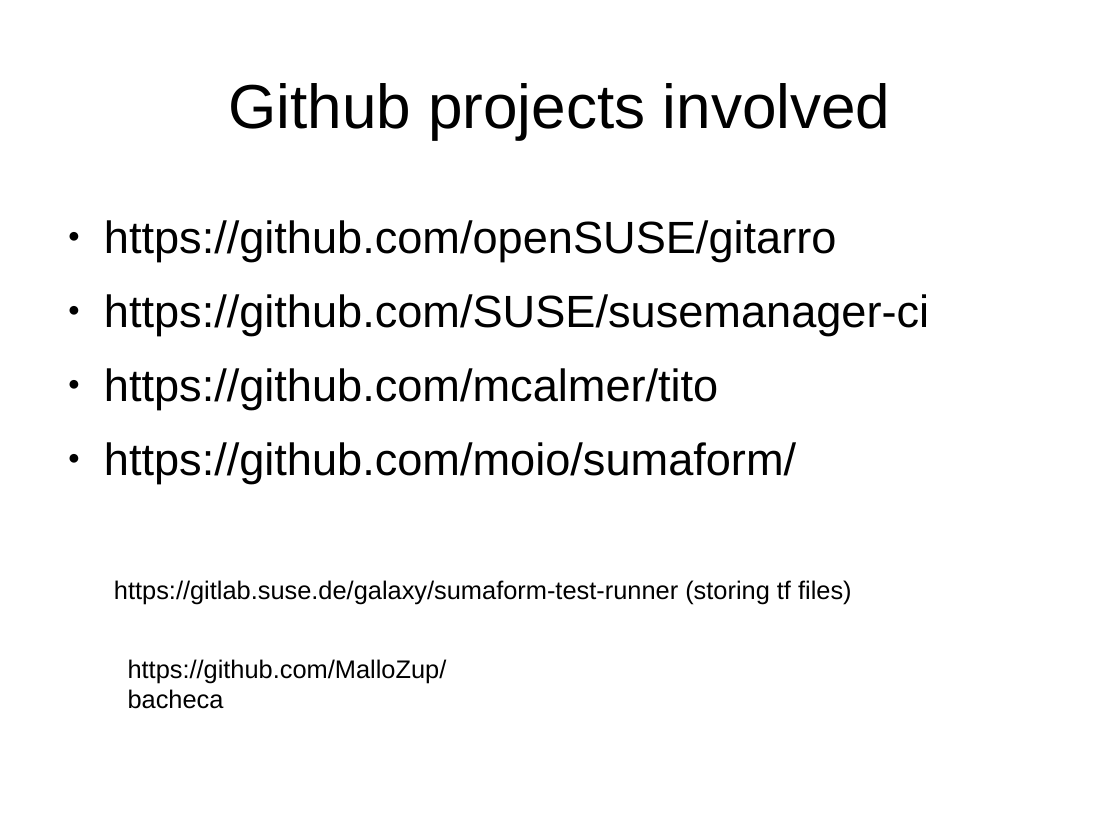
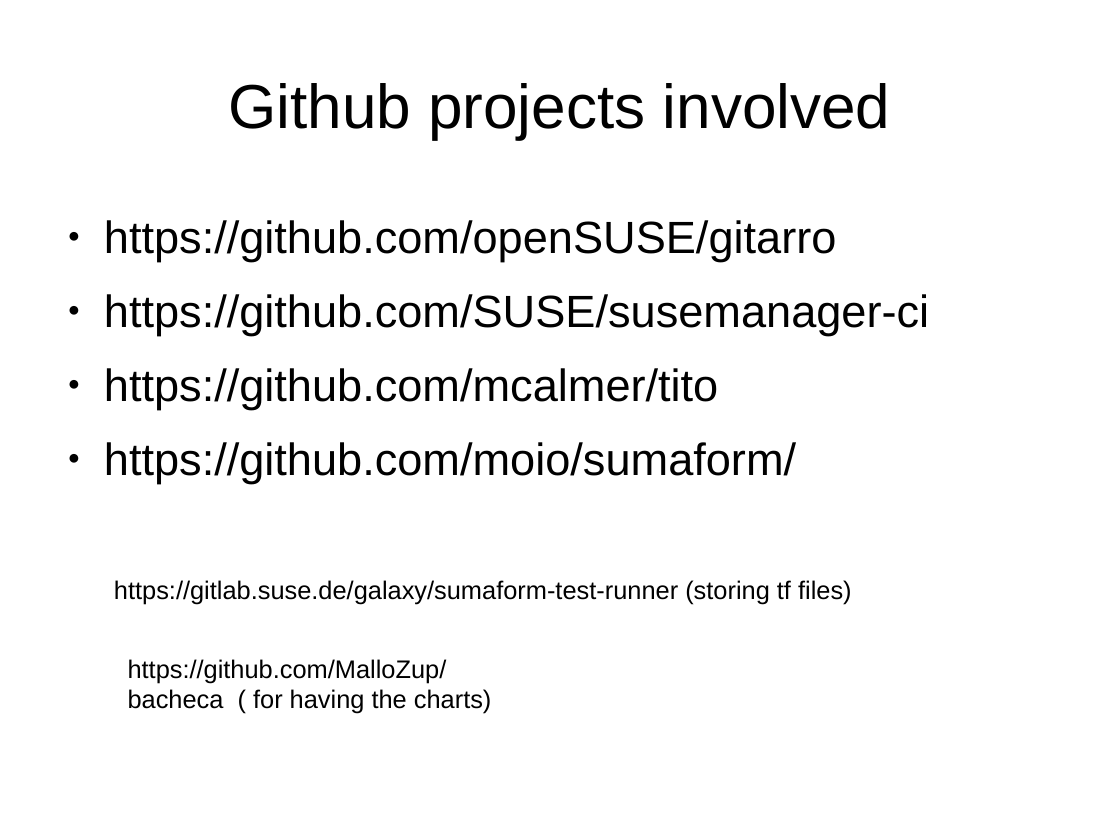
Before and after one commit to MalloZup/presentations, a slide deck: slide 21 of 2018/cucumber-prs/cucumber_onprs.odp (slide 15 before the commit). Drawn at 1120x840 pixels with LibreOffice and Linux fonts; fonts in the diff are those of the drawing. Boxes give left, top, right and bottom in pixels: in the first picture for what was removed or moved away, otherwise in the second. Text is boxed around its words. In the diff, an @@ line names an element or a change of style, - is before the commit and + after.

```diff
--- a/2018/cucumber-prs/cucumber_onprs.odp
+++ b/2018/cucumber-prs/cucumber_onprs.odp
@@ text at bbox=[128, 659, 492, 714]: text changed @@
-https://github.com/MalloZup/bacheca
+https://github.com/MalloZup/bacheca ( for having the charts)
```
Also in this commit, not shown: 2 other slides changed, 6 slides added, 1 slide removed.
